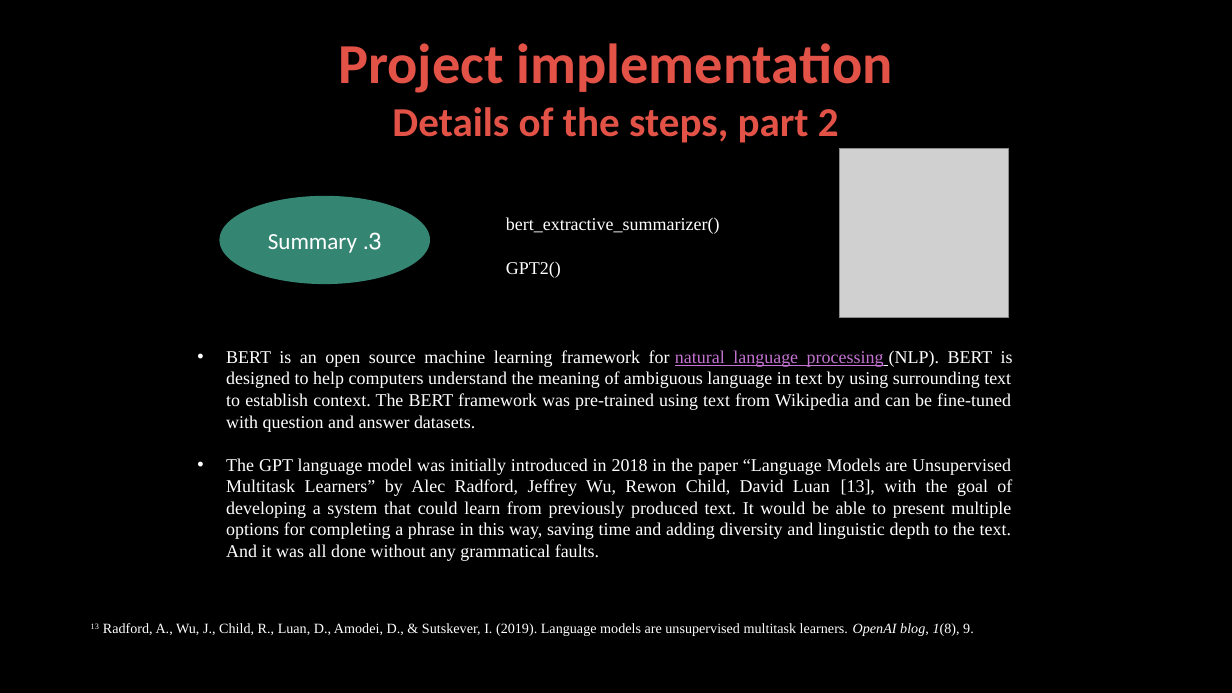
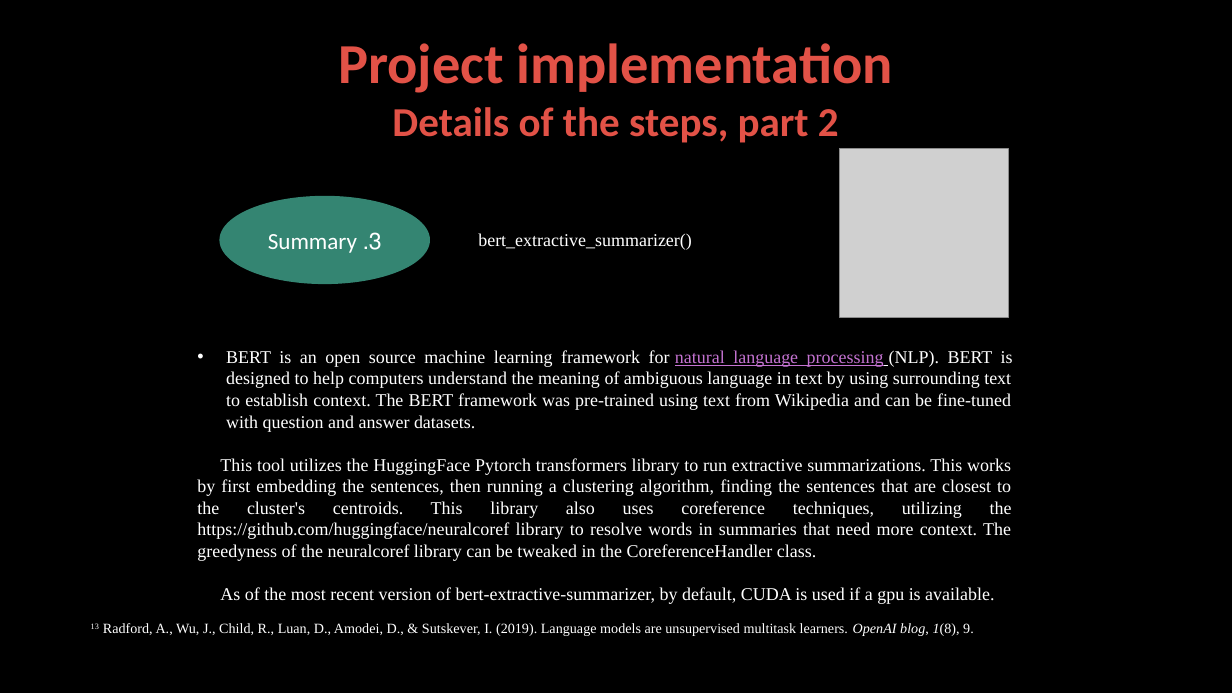
Before and after one commit to genakogan/Advanced-techniques-in-information-retrieval, a slide deck: slide 10 of FinalProject.pptx. Drawn at 1232x693 pixels with LibreOffice and Linux fonts; fonts in the diff are those of the drawing; grey boxes stand for pictures; background and template pictures are left out. Boxes give left, top, right and bottom in pixels: in the first picture for what was removed or moved away, otherwise in the second. Text is boxed around its words. In the diff, an @@ line names an element or a change of style, - is before the commit and + after.

```diff
--- a/FinalProject.pptx
+++ b/FinalProject.pptx
@@ text "bert_extractive_summarizer()": place and size @@
-text "bert_extractive_summarizer()" at [506, 217, 720, 278]
+text "bert_extractive_summarizer()" at [478, 233, 692, 250]
@@ text at [506, 261, 561, 278]: paragraph removed @@
-GPT2()
@@ text at [197, 458, 1012, 604]: text changed @@
-• The GPT language model was initially introduced in 2018 in the paper “Language Models are Unsupervised Multitask Learners” by Alec Radford, Jeffrey Wu, Rewon Child, David Luan [13], with the goal of developing a system that could learn from previously produced text. It would be able to present multiple options for completing a phrase in this way, saving time and adding diversity and linguistic depth to the text. And it was all done without any grammatical faults.
+This tool utilizes the HuggingFace Pytorch transformers library to run extractive summarizations. This works by first embedding the sentences, then running a clustering algorithm, finding the sentences that are closest to the cluster's centroids. This library also uses coreference techniques, utilizing the https://github.com/huggingface/neuralcoref library to resolve words in summaries that need more context. The greedyness of the neuralcoref library can be tweaked in the CoreferenceHandler class.
+As of the most recent version of bert-extractive-summarizer, by default, CUDA is used if a gpu is available.
```
Also in this commit, not shown: 5 other slides changed, 2 slides added, 14 other files.
